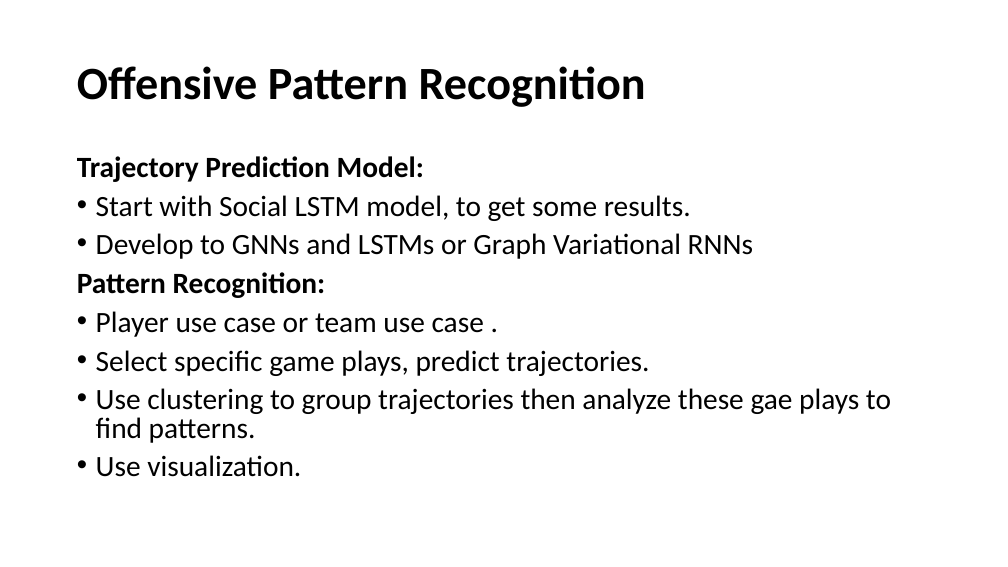
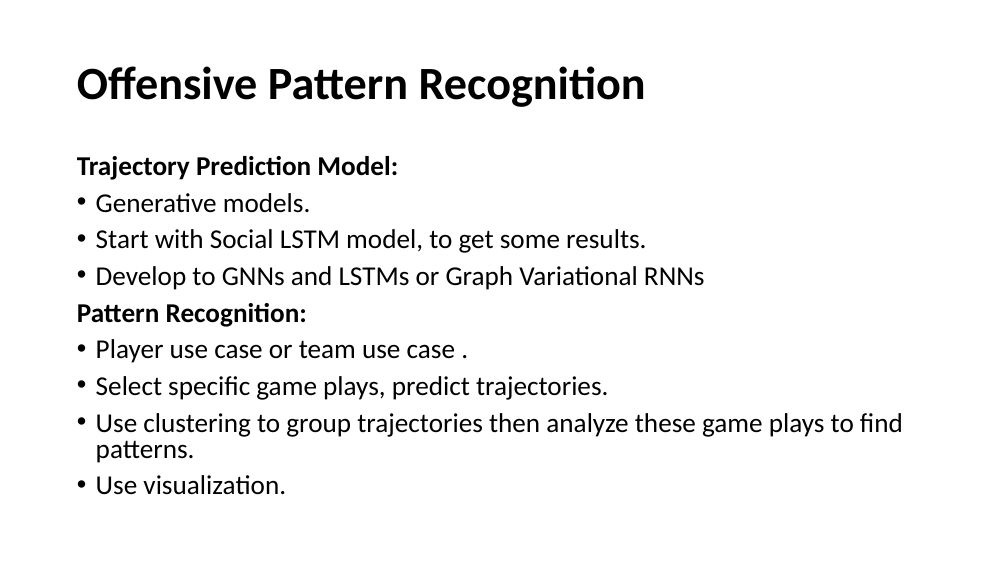
Before and after one commit to Ziolo1999/GNNsFootballEventSpotting, a slide deck: slide 2 of Articles/topic_ideas.pptx. Drawn at 1008x567 pixels with LibreOffice and Linux fonts; fonts in the diff are those of the drawing. Boxes give left, top, right and bottom in pixels: in the first picture for what was removed or moved away, otherwise in the second. Text is boxed around its words. In the diff, an @@ line names an element or a change of style, - is before the commit and + after.

```diff
--- a/Articles/topic_ideas.pptx
+++ b/Articles/topic_ideas.pptx
@@ text at box(77, 156, 705, 495): size 28 to 25.9 pt in "Trajectory Prediction Model:", "Start with Social LSTM model, to get ...", "Develop to GNNs and LSTMs or Graph ...", "Pattern Recognition:" and 3 more places @@
@@ text at box(96, 193, 311, 213): paragraph added @@
+• Generative models.
@@ text at box(96, 413, 903, 463): text changed; size 28 to 25.9 pt @@
-• Use clustering to group trajectories then analyze these gae plays to find patterns.
+• Use clustering to group trajectories then analyze these game plays to find patterns.
```
Also in this commit, not shown: 5 other slides changed, 3 slides added.
